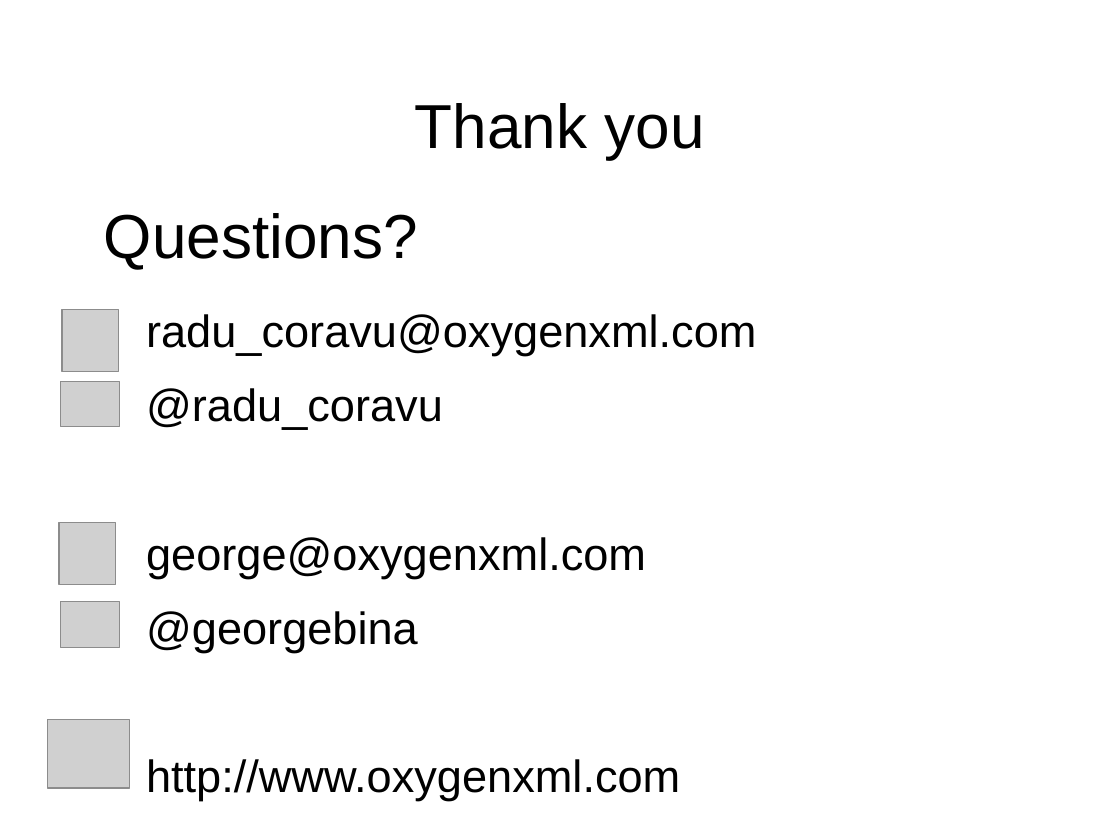
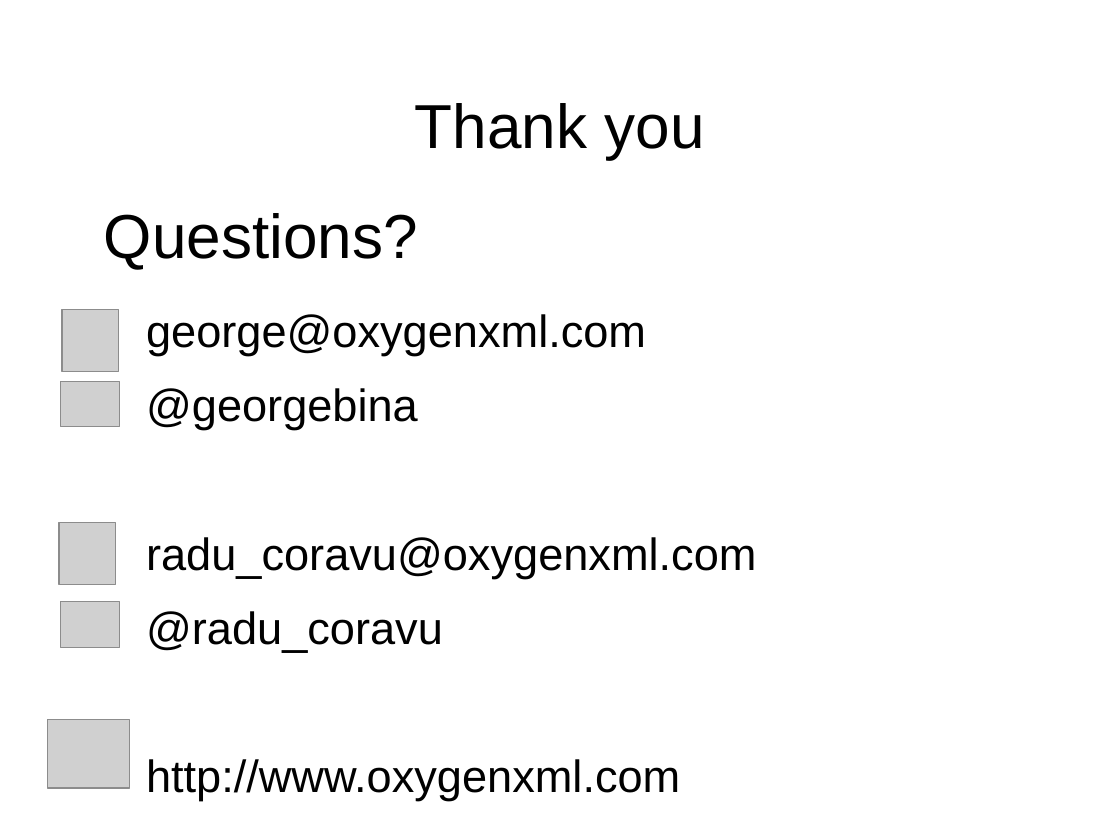
Before and after one commit to oxygenxml/dita-glass, a slide deck: slide 36 of presentation_DITA_Glass.odp (slide 42 before the commit). Drawn at 1120x840 pixels with LibreOffice and Linux fonts; fonts in the diff are those of the drawing; grey boxes stand for pictures; background and template pictures are left out. Boxes give left, top, right and bottom in pixels: in the first picture for what was removed or moved away, otherwise in the second. Text is boxed around its words. In the diff, an @@ line names an element or a change of style, - is before the commit and + after.

```diff
--- a/presentation_DITA_Glass.odp
+++ b/presentation_DITA_Glass.odp
@@ text at box(146, 314, 646, 430): paragraphs added @@
+george@oxygenxml.com
+@georgebina
@@ text at box(146, 537, 646, 653): paragraphs removed @@
-george@oxygenxml.com
-@georgebina
```
Also in this commit, not shown: 9 other slides changed, 7 slides added, 13 slides removed.
